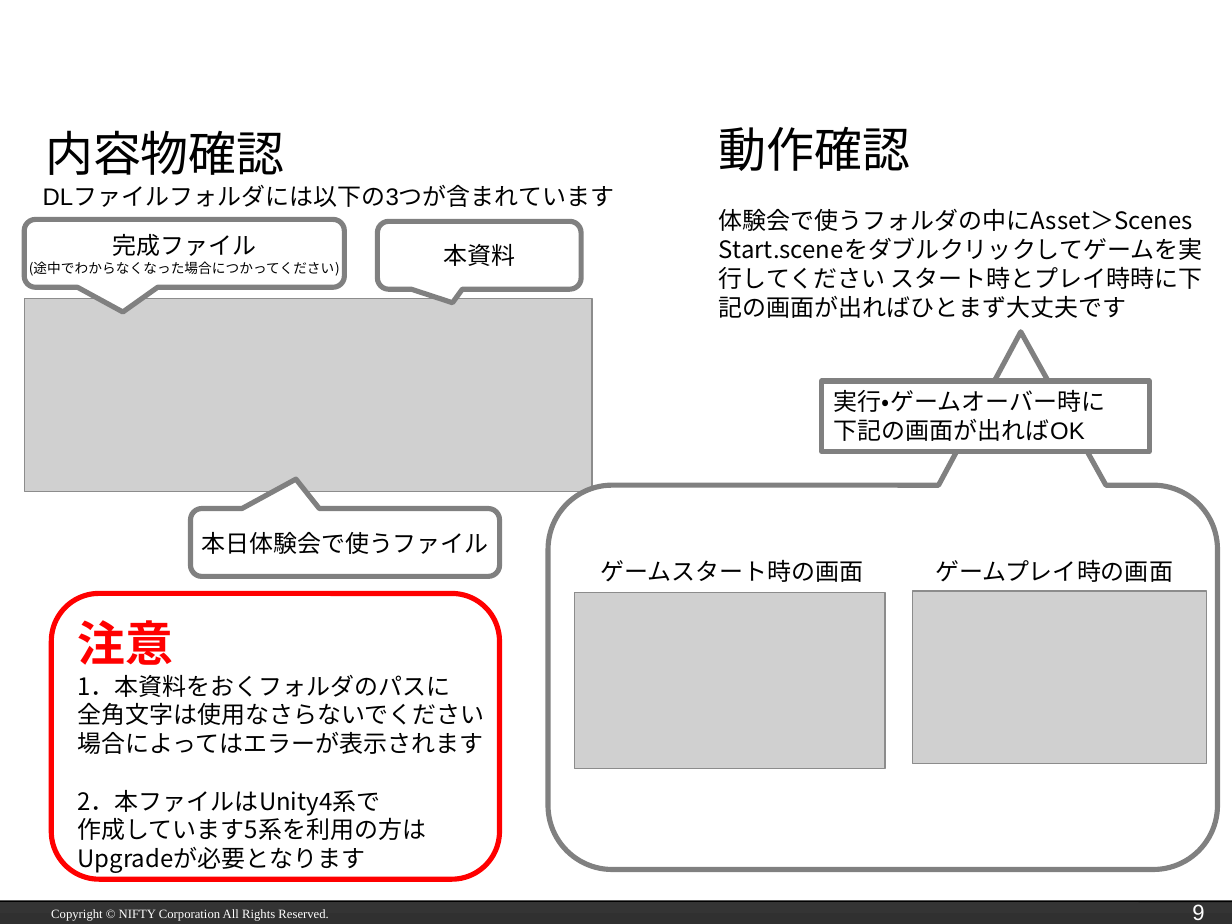
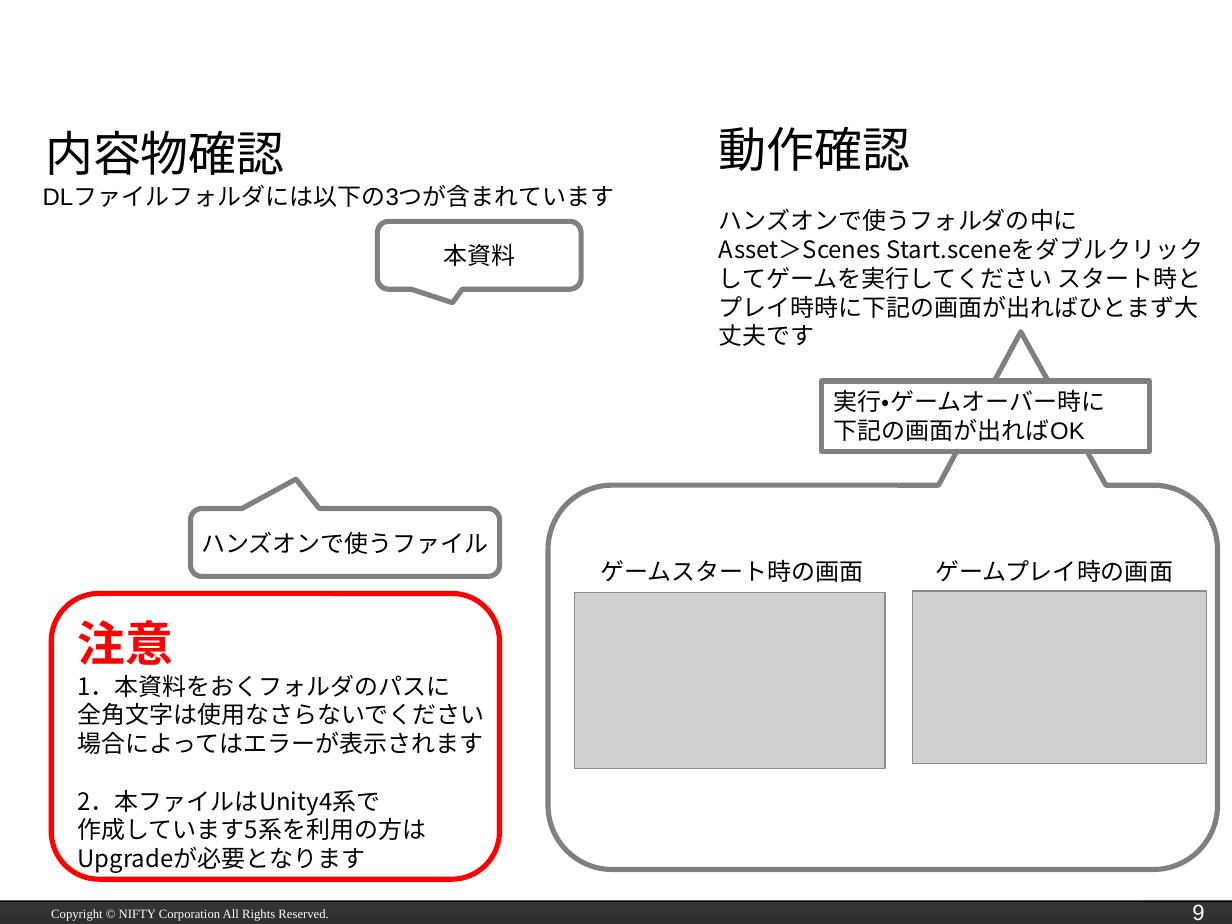
Before and after one commit to hounenhounen/test_hacoscon, a slide deck: slide 9 of NCMB_BitSummit_hacosco.pptx. Drawn at 1232x924 pixels with LibreOffice and Linux fonts; fonts in the diff are those of the drawing; grey boxes stand for pictures; background and template pictures are left out. Boxes give left, top, right and bottom in pixels: in the first picture for what was removed or moved away, otherwise in the second. Text is boxed around its words. In the diff, an @@ line names an element or a change of style, - is before the commit and + after.

```diff
--- a/NCMB_BitSummit_hacosco.pptx
+++ b/NCMB_BitSummit_hacosco.pptx
@@ text at bbox=[719, 208, 1203, 346]: text changed @@
-体験会で使うフォルダの中にAsset＞Scenes Start.sceneをダブルクリックしてゲームを実行してください スタート時とプレイ時時に下記の画面が出ればひとまず大丈夫です
+ハンズオンで使うフォルダの中に
+Asset＞Scenes Start.sceneをダブルクリックしてゲームを実行してください スタート時とプレイ時時に下記の画面が出ればひとまず大丈夫です
@@ rounded speech box removed at bbox=[25, 219, 345, 287] @@
-完成ファイル
-(途中でわからなくなった場合につかってください)
@@ picture removed at bbox=[25, 299, 593, 492] @@
@@ text in rounded speech box at bbox=[201, 531, 488, 554]: text changed @@
-本日体験会で使うファイル
+ハンズオンで使うファイル
```
Also in this commit, not shown: 6 other slides changed, 2 slides added, 1 slide removed, 56 other files.
